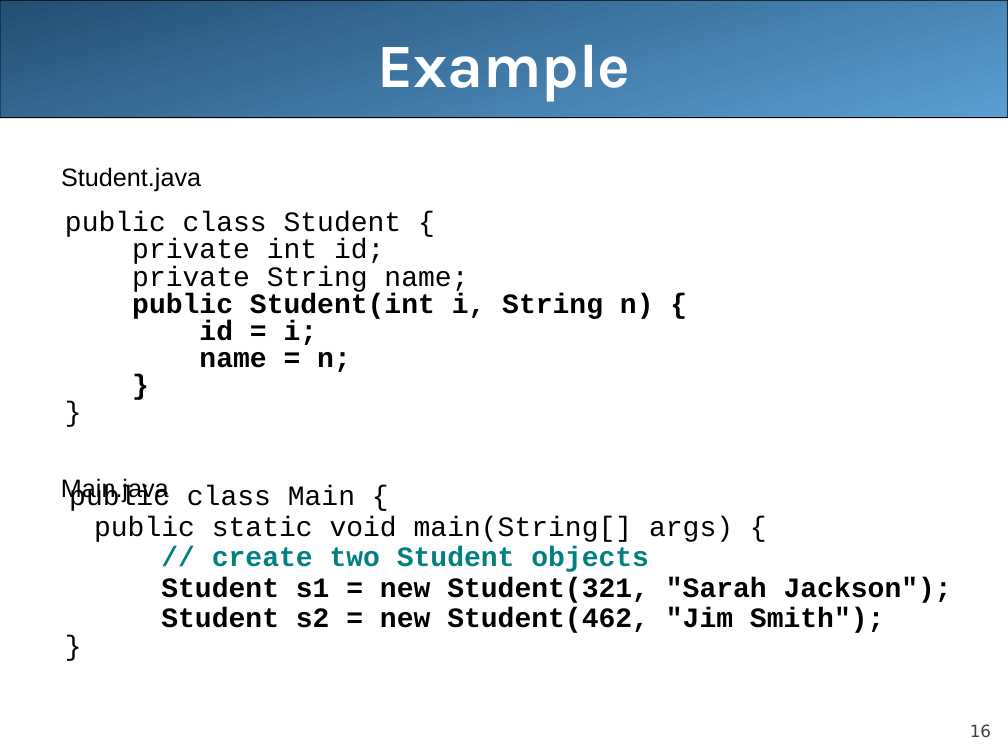
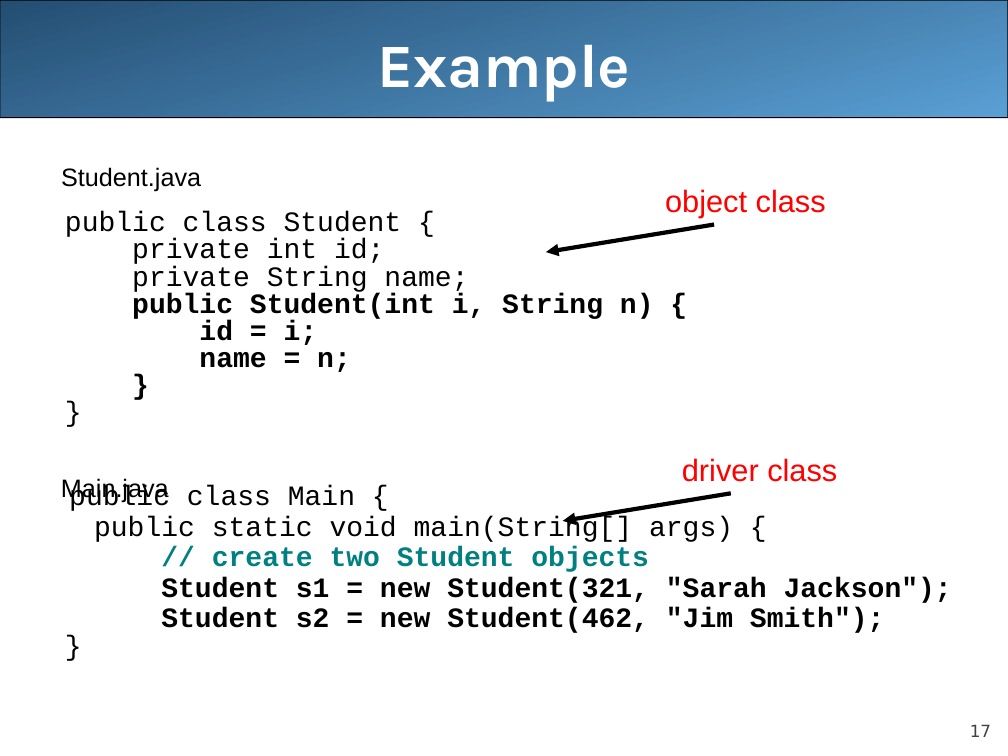
Before and after one commit to LongBaoNguyen/longbaonguyen.github.io, a slide deck: slide 17 of courses/apcsa/lecture13.ppt (slide 16 before the commit). Drawn at 1008x756 pixels with LibreOffice and Linux fonts; fonts in the diff are those of the drawing. Boxes give left, top, right and bottom in pixels: in the first picture for what was removed or moved away, otherwise in the second. Text is boxed around its words. In the diff, an @@ line names an element or a change of style, - is before the commit and + after.

```diff
--- a/courses/apcsa/lecture13.ppt
+++ b/courses/apcsa/lecture13.ppt
@@ text added at bbox=[665, 189, 826, 218], 22 pt, text #FF0000 @@
+object class
@@ arrow added from (714, 225) to (546, 252), #000000 3 pt @@
@@ text added at bbox=[682, 458, 837, 482], 22 pt, text #FF0000 @@
+driver class
@@ arrow added from (731, 493) to (562, 521), #000000 3 pt @@
@@ page number at bbox=[970, 724, 991, 737]: text changed @@
-16
+17
```
Also in this commit, not shown: 12 other slides changed, 1 slide added, 2 other files.
